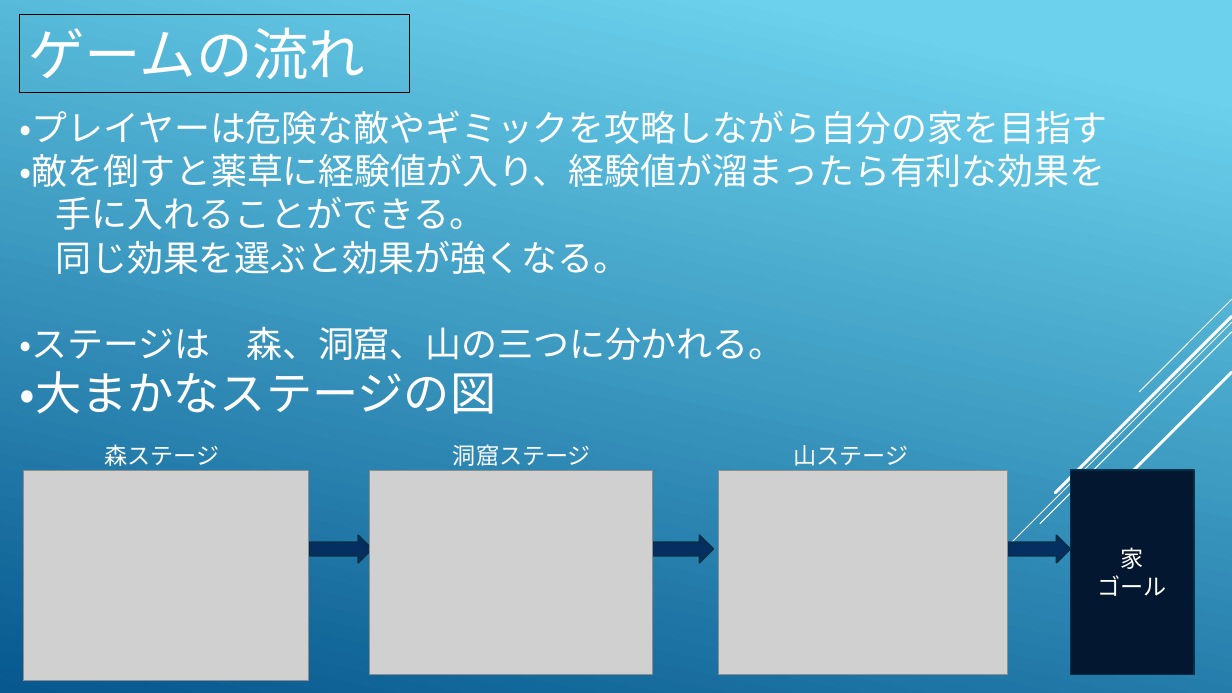
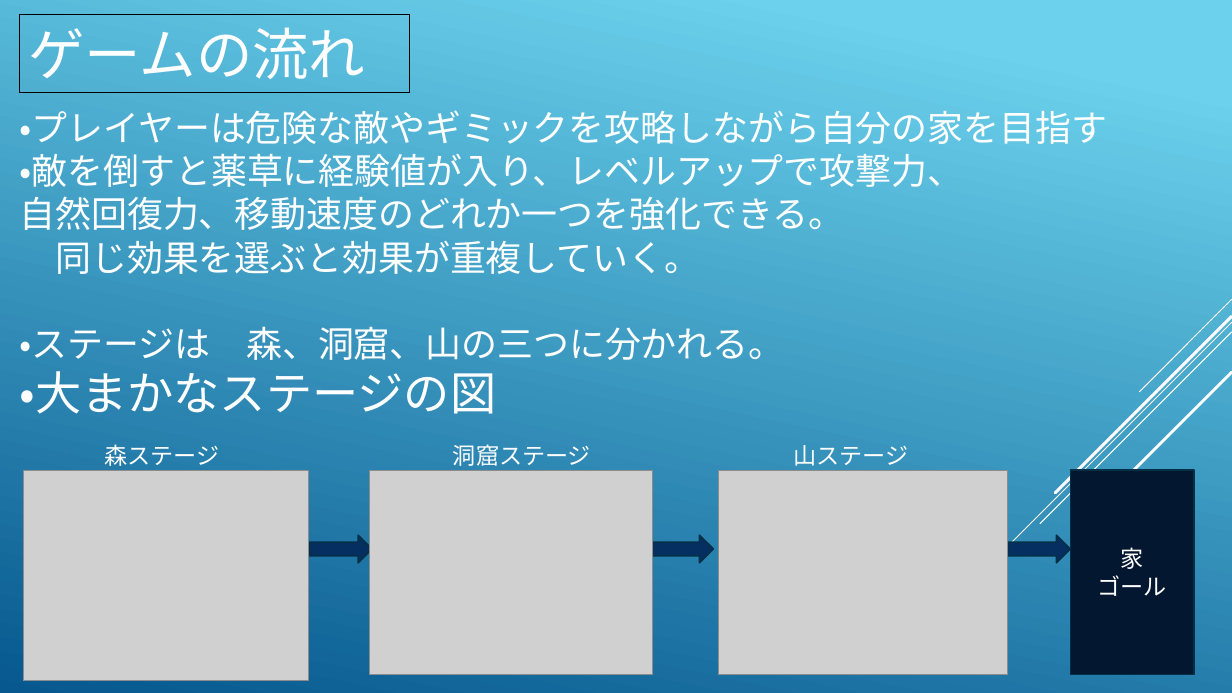
Before and after one commit to KawanoTakumi/2B-Team, a slide deck: slide 3 of Back To Home.pptx. Drawn at 1232x693 pixels with LibreOffice and Linux fonts; fonts in the diff are those of the drawing; grey boxes stand for pictures. Boxes give left, top, right and bottom in pixels: in the first picture for what was removed or moved away, otherwise in the second. Text is boxed around its words. In the diff, an @@ line names an element or a change of style, - is before the commit and + after.

```diff
--- a/Back To Home.pptx
+++ b/Back To Home.pptx
@@ text at (x1=20, y1=154, x2=964, y2=274): text changed @@
-・敵を倒すと薬草に経験値が入り、経験値が溜まったら有利な効果を
-手に入れることができる。
-同じ効果を選ぶと効果が強くなる。
+・敵を倒すと薬草に経験値が入り、レベルアップで攻撃力、
+自然回復力、移動速度のどれか一つを強化できる。
+同じ効果を選ぶと効果が重複していく。
```
Also in this commit, not shown: 2 other slides changed, 5 other files.
